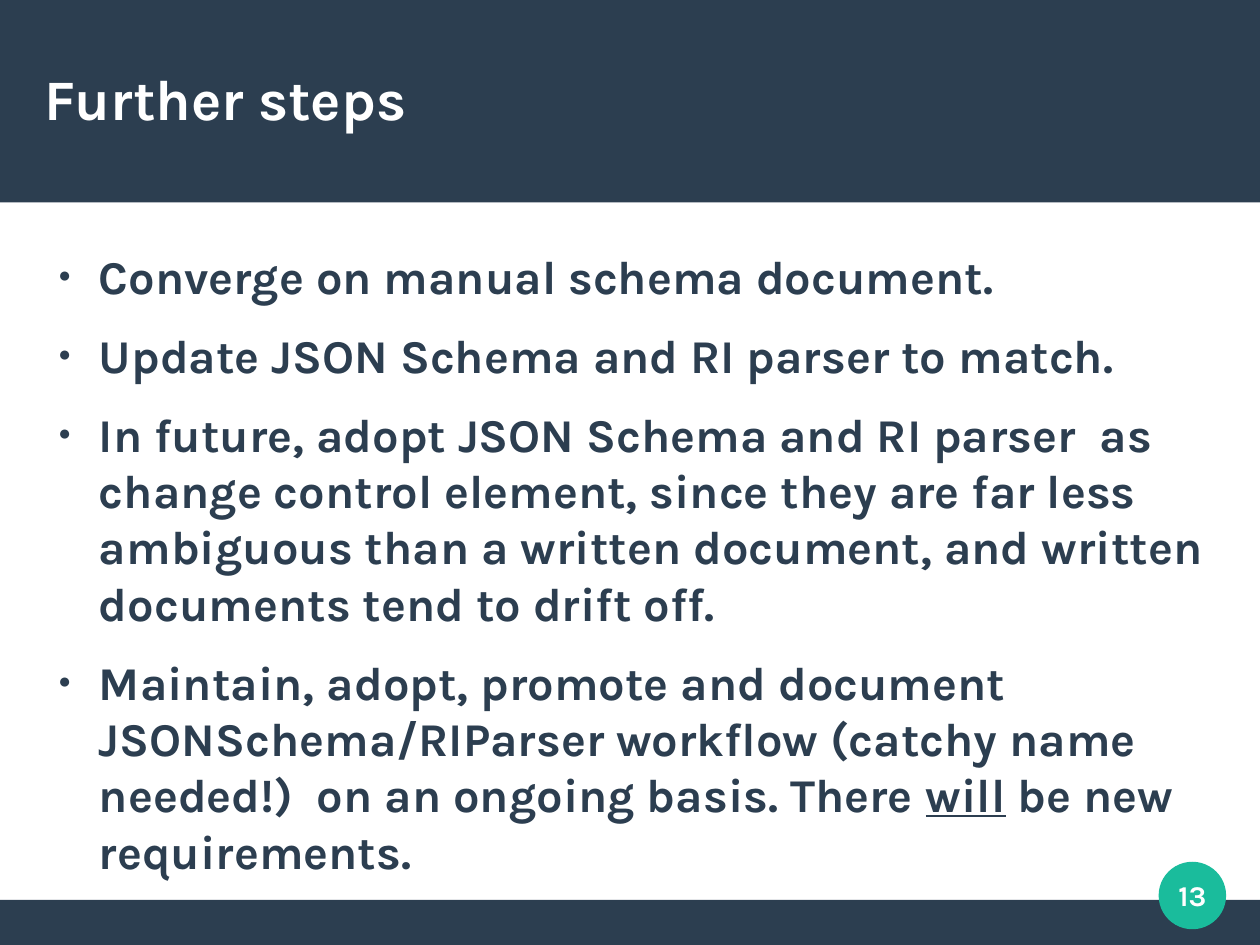
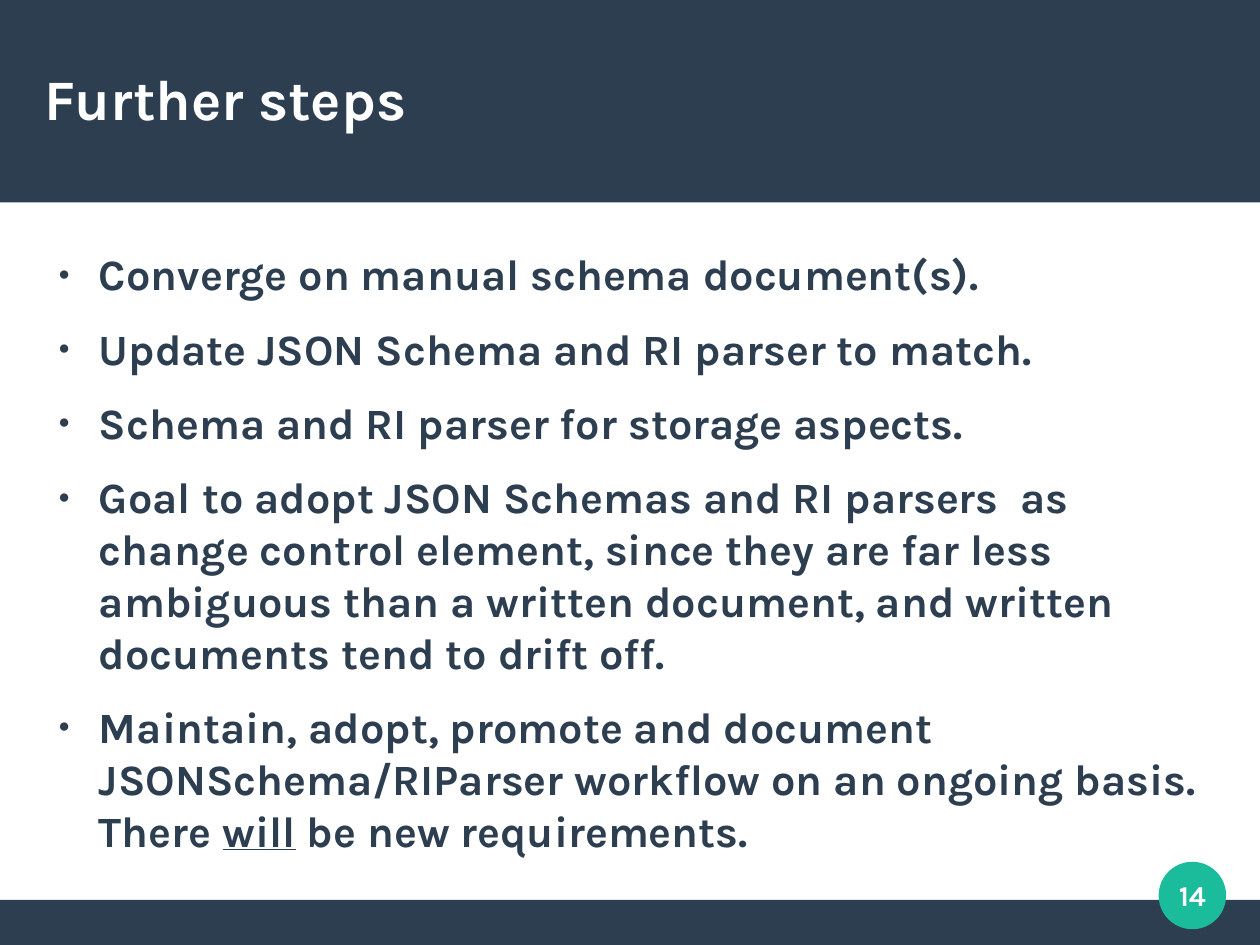
Before and after one commit to sjones-hep-ph-liv-ac-uk/json_info_system, a slide deck: slide 14 of v1.5/slides/json_info_system.odp (slide 13 before the commit). Drawn at 1260x945 pixels with LibreOffice and Linux fonts; fonts in the diff are those of the drawing. Boxes give left, top, right and bottom in pixels: in the first picture for what was removed or moved away, otherwise in the second. Text is boxed around its words. In the diff, an @@ line names an element or a change of style, - is before the commit and + after.

```diff
--- a/v1.5/slides/json_info_system.odp
+++ b/v1.5/slides/json_info_system.odp
@@ text at [99,257,978,301]: text changed; size 29.6 to 27.2 pt @@
-● Converge on manual schema document.
+● Converge on manual schema document(s).
@@ text at [99,335,1031,375]: size 29.6 to 27.2 pt in "Update JSON Schema and RI parser to ..." @@
@@ text at [99,409,1196,858]: text changed; size 29.6 to 27.2 pt @@
-● In future, adopt JSON Schema and RI parser as change control element, since they are far less ambiguous than a written document, and written documents tend to drift off.
-● Maintain, adopt, promote and document JSONSchema/RIParser workflow (catchy name needed!) on an ongoing basis. There will be new requirements.
+● Schema and RI parser for storage aspects.
+● Goal to adopt JSON Schemas and RI parsers as change control element, since they are far less ambiguous than a written document, and written documents tend to drift off.
+● Maintain, adopt, promote and document JSONSchema/RIParser workflow on an ongoing basis. There will be new requirements.
@@ page number at [1179,887,1206,906]: text changed @@
-13
+14
```
Also in this commit, not shown: 11 other slides changed, 1 slide added, 1 other file.
